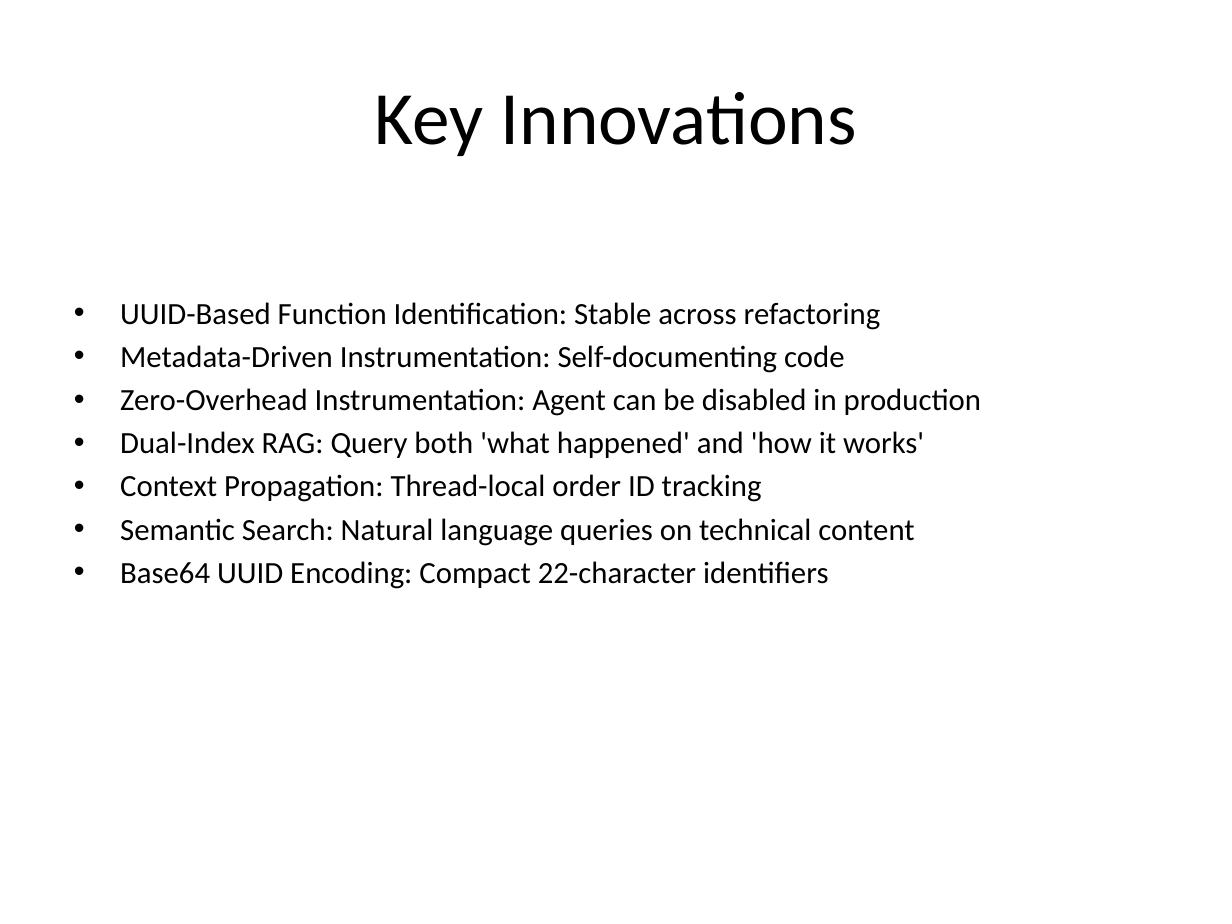
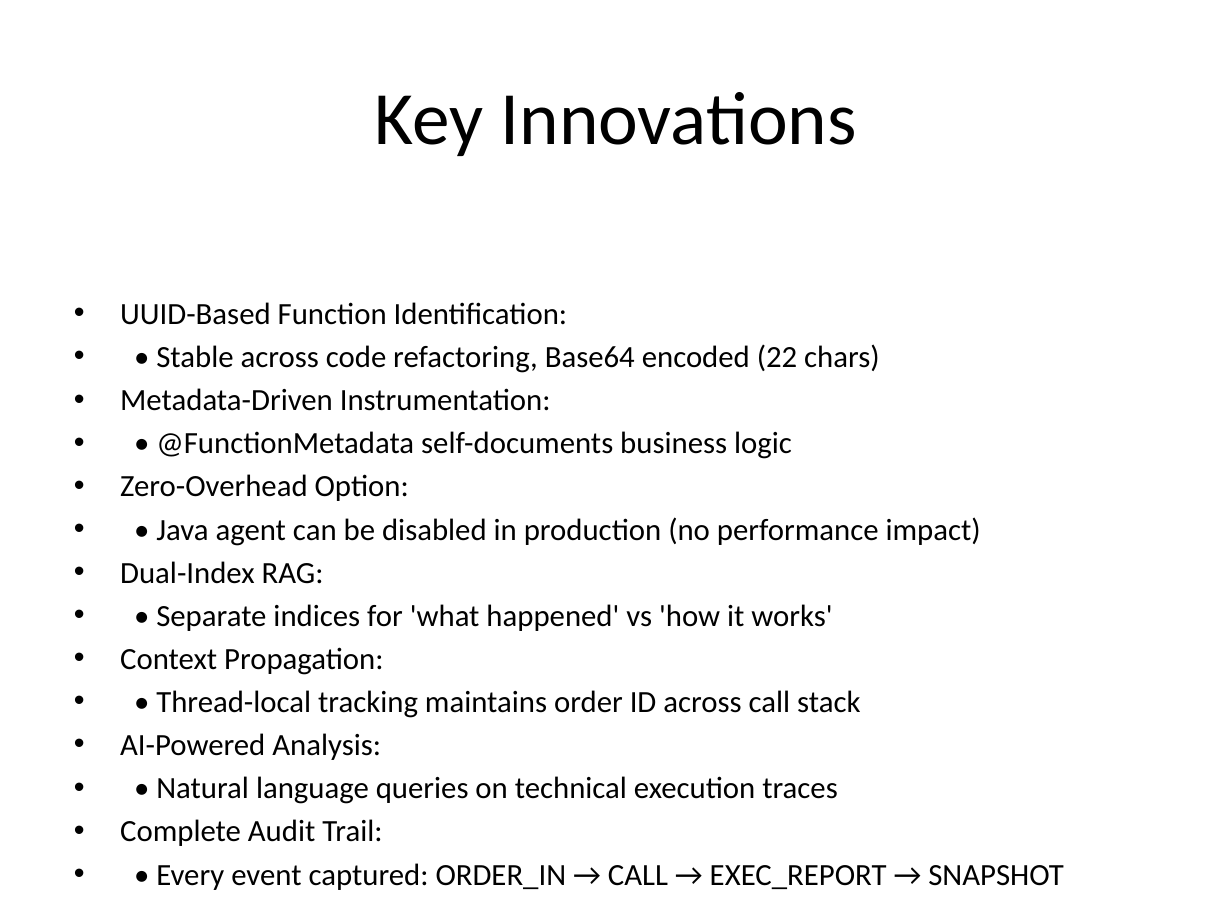
Before and after one commit to spopa01/matching-engine, a slide deck: slide 25 of MatchingEngine_Presentation.pptx (slide 16 before the commit). Drawn at 1232x924 pixels with LibreOffice and Linux fonts; fonts in the diff are those of the drawing. Boxes give left, top, right and bottom in pixels: in the first picture for what was removed or moved away, otherwise in the second. Text is boxed around its words. In the diff, an @@ line names an element or a change of style, - is before the commit and + after.

```diff
--- a/MatchingEngine_Presentation.pptx
+++ b/MatchingEngine_Presentation.pptx
@@ text at <box>120,302,1064,890</box>: text changed @@
-• UUID-Based Function Identification: Stable across refactoring
-• Metadata-Driven Instrumentation: Self-documenting code
-• Zero-Overhead Instrumentation: Agent can be disabled in production
-• Dual-Index RAG: Query both 'what happened' and 'how it works'
-• Context Propagation: Thread-local order ID tracking
-• Semantic Search: Natural language queries on technical content
-• Base64 UUID Encoding: Compact 22-character identifiers
+• UUID-Based Function Identification:
+• • Stable across code refactoring, Base64 encoded (22 chars)
+• Metadata-Driven Instrumentation:
+• • @FunctionMetadata self-documents business logic
+• Zero-Overhead Option:
+• • Java agent can be disabled in production (no performance impact)
+• Dual-Index RAG:
+• • Separate indices for 'what happened' vs 'how it works'
+• Context Propagation:
+• • Thread-local tracking maintains order ID across call stack
+• AI-Powered Analysis:
+• • Natural language queries on technical execution traces
+• Complete Audit Trail:
+• • Every event captured: ORDER_IN → CALL → EXEC_REPORT → SNAPSHOT
```
Also in this commit, not shown: 9 other slides changed, 10 slides added, 2 slides removed, 1 other file.
